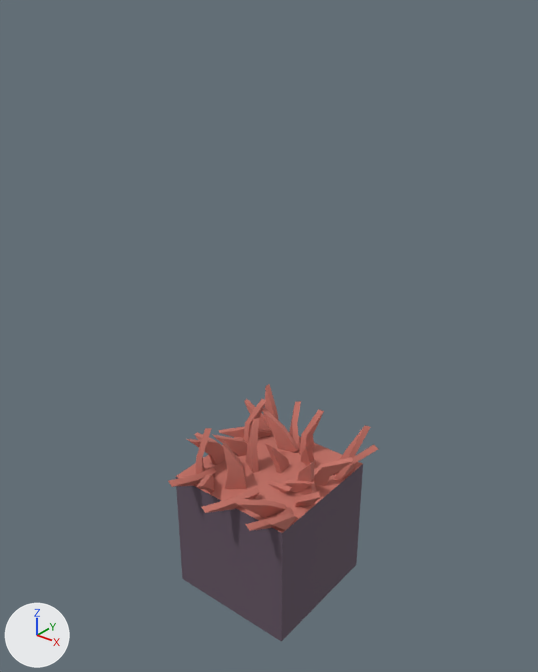
The FBX model raw_assets/env/tiles/tile_exit.FBX as it was, and as the next commit left it.
The view is the same before and after, from a camera (50 mm lens) standing at (2.87, -3.6, 3.35) and looking at (-0.02, 0.01, 1.11). The lights are fixed; the arrows at lower left show +X, +Y and +Z. Where no turn or scale is listed for an object, it has been applied to the vertices.

Names of what the first picture shows: 'tile_exit'.
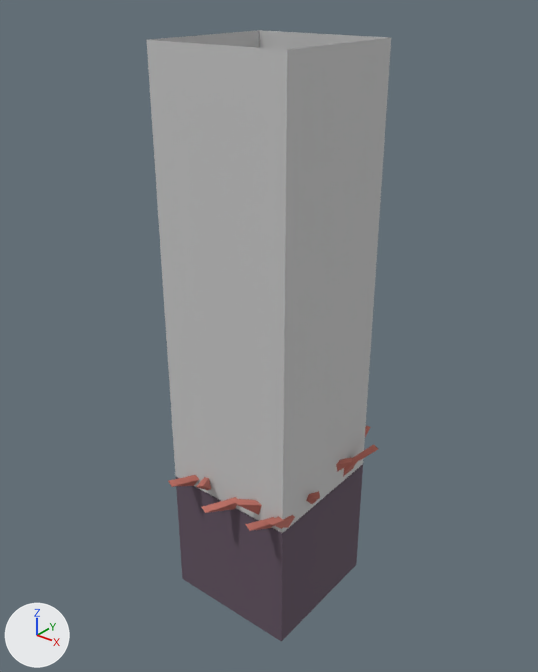
Commit message: edit exit tile

Pixel boxes (x1, y1, x2, y2) of what changed, in the pictures (538 x 672 px):
'tile_exit', reshaped (16% wider, 137% taller): before (168, 384, 378, 641); after (147, 30, 391, 641)
part 1 of me_mesh, added: after (147, 30, 391, 533)

Diff of the bpy script that builds the scene:
```diff
--- a/raw_assets/env/tiles/tile_exit.FBX.py
+++ b/raw_assets/env/tiles/tile_exit.FBX.py
@@ mat_07___default @@
+mat_07___default = principled_material('07 - Default')
+mat_07___default.base_color = (0.588, 0.588, 0.588)  # light grey #cacaca
+mat_07___default.roughness = 0.859
@@ me_mesh @@
 # used by ob_tile_exit; location = (0.0, 0.0, 0.0)
 # verts and faces of me_mesh; kept vertices keep their numbers, new ones are numbered from 308
-me_mesh.from_pydata(...)  # 308 vertices, 276 faces; spans x -0.715..0.689, y -0.702..0.616, z -1.0..0.358
+me_mesh.from_pydata(...)  # 316 vertices, 280 faces; spans x -0.715..0.689, y -0.702..0.616, z -1.0..3.013
+# me_mesh part 1
+verts[308] = (-0.5, -0.5, -0.006)  # pixel (175, 476)
+verts[309] = (-0.5, 0.5, -0.006)
+verts[310] = (-0.5, -0.5, 3.013)  # pixel (146, 39)
+verts[311] = (-0.5, 0.5, 3.013)  # pixel (258, 30)
+for new, old in zip([*range(312, 316)], [*range(308, 312)]): verts[new] = verts[old] + (1.0, 0.0, 0.0)
+faces += [(308, 312, 314, 310), (312, 313, 315, 314), (309, 311, 315, 313), (308, 310, 311, 309)]  # mat_07___default (light grey #cacaca)
 me_mesh.materials.append(mat_01___default)
+me_mesh.materials.append(mat_07___default)  # light grey #cacaca
```
